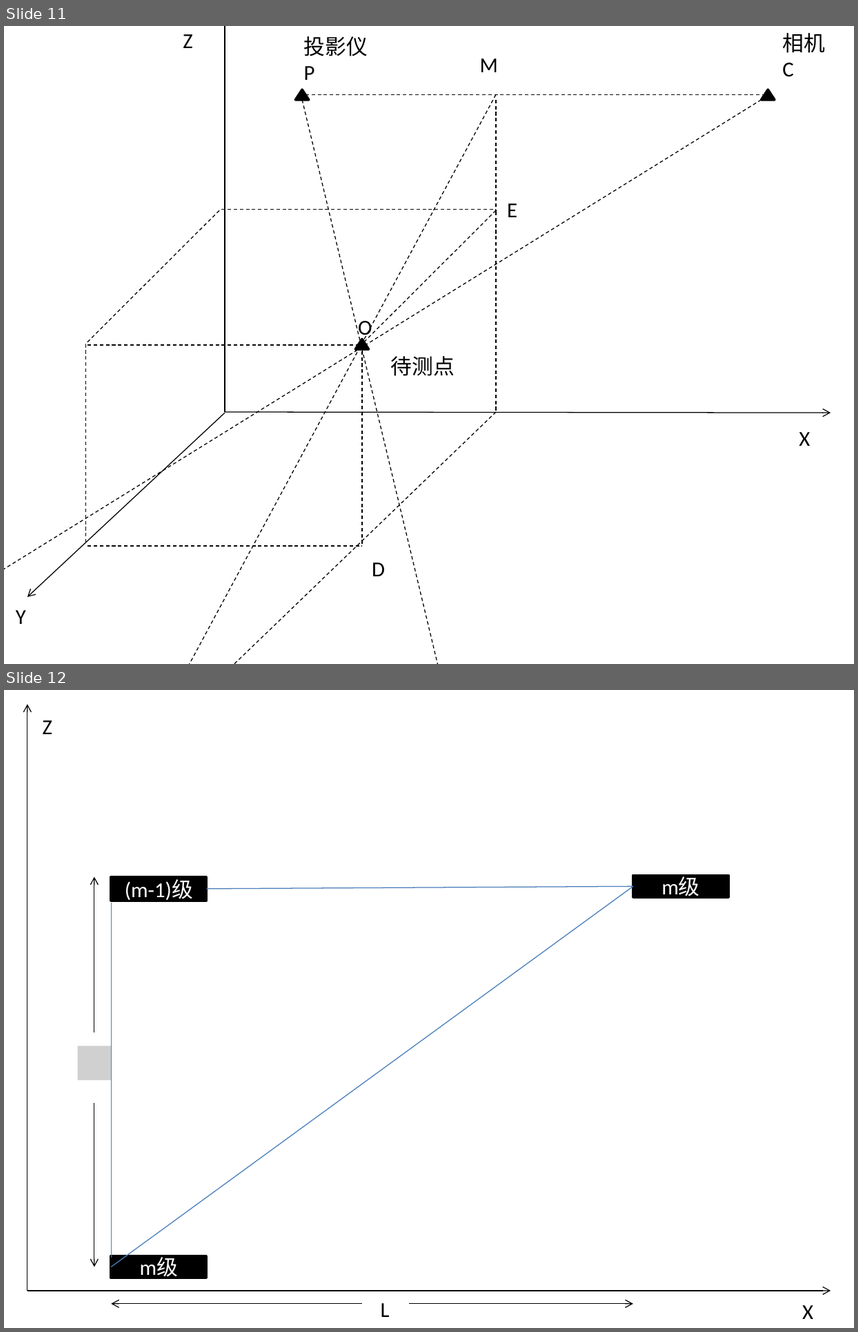
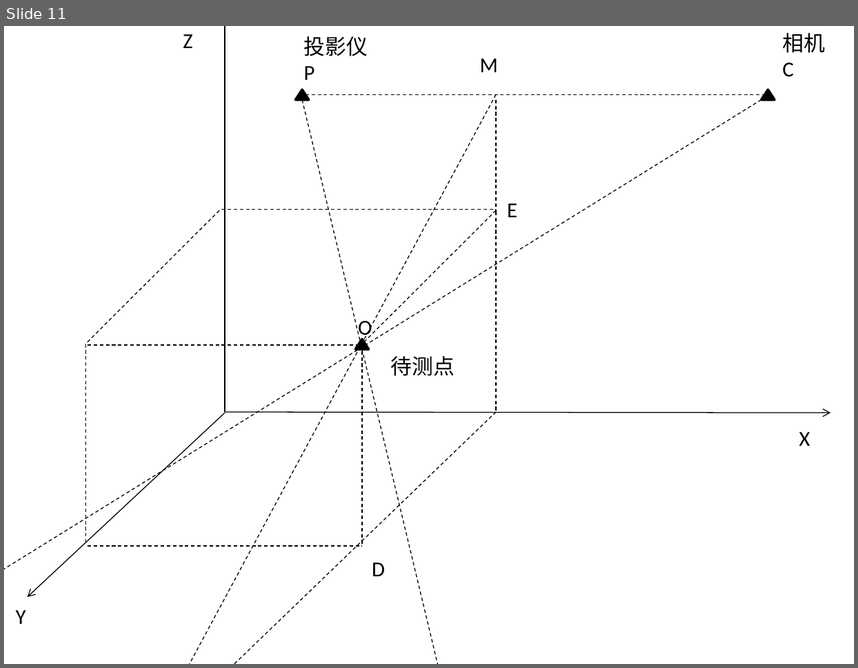
Before and after one commit to FZhg/Undergraduate-Thesis, a slide deck: Graphic & Tables.pptx. Shown one above the other, each under a label of ours: slides 11 and 12 before the commit, slide 11 after it. The pictures are 858x1332 and 858x668 pixels, drawn with LibreOffice and Linux fonts; fonts in the diff are those of the drawing; grey boxes stand for pictures. Boxes give left, top, right and bottom in pixels: in the first picture for what was removed or moved away, otherwise in the second. Text is boxed around its words. In the diff, an @@ line names an element or a change of style, - is before the commit and + after.

```diff
--- a/Graphic & Tables.pptx
+++ b/Graphic & Tables.pptx
@@ slide 12 removed at [4, 690, 854, 1328], background #FFFFFF @@
@@ arrow removed from (27, 1290) to (27, 704) @@
@@ text removed at [43, 720, 52, 734] @@
-Z
@@ rectangle removed at [633, 876, 728, 898] @@
-m级
@@ arrow removed from (94, 1032) to (94, 877) @@
@@ rectangle removed at [111, 877, 206, 901] @@
-(m-1)级
@@ line removed from (633, 887) to (111, 1266) @@
@@ line removed from (206, 889) to (633, 887) @@
@@ text removed at [571, 885, 583, 911] @@
-B
@@ line removed from (111, 903) to (111, 1257) @@
@@ triangle removed at [564, 915, 578, 925] @@
@@ picture removed at [77, 1045, 111, 1079] @@
@@ arrow removed from (94, 1103) to (94, 1266) @@
@@ rectangle removed at [111, 1255, 206, 1277] @@
-m级
@@ arrow removed from (27, 1290) to (831, 1290) @@
@@ arrow removed from (362, 1303) to (111, 1303) @@
@@ text removed at [381, 1303, 390, 1317] @@
-L
@@ arrow removed from (408, 1303) to (633, 1303) @@
@@ text removed at [802, 1305, 813, 1319] @@
-X
```
Also in this commit, not shown: 2 slides added, 4 other files.
